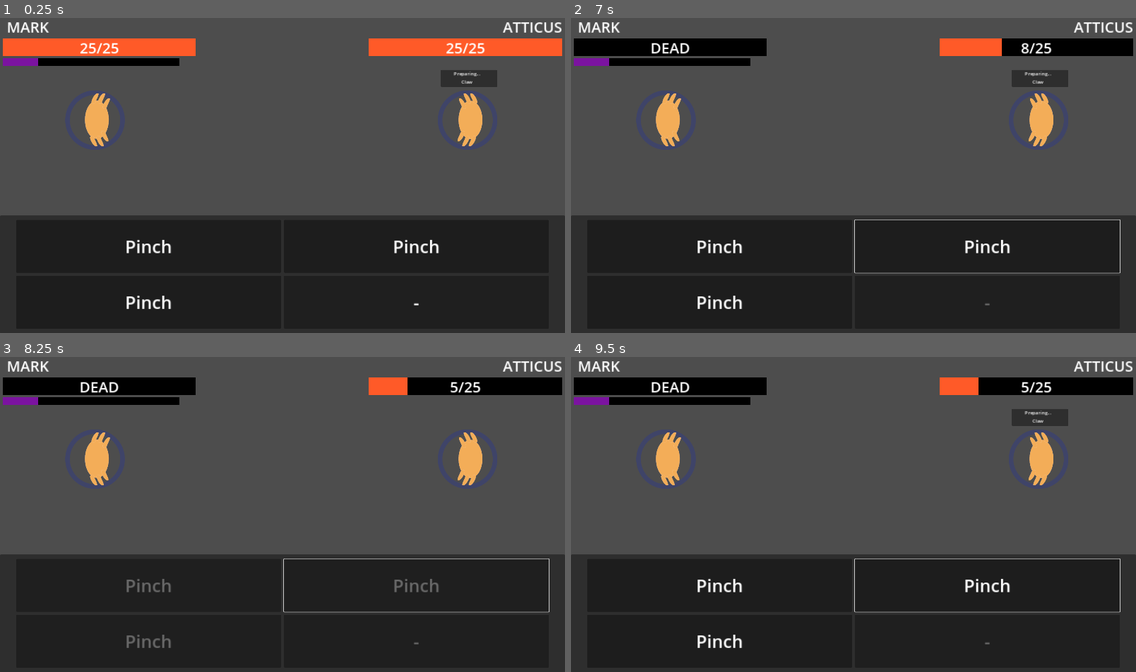
Above: before the commit, frames 1-4 (two rows, left to right).
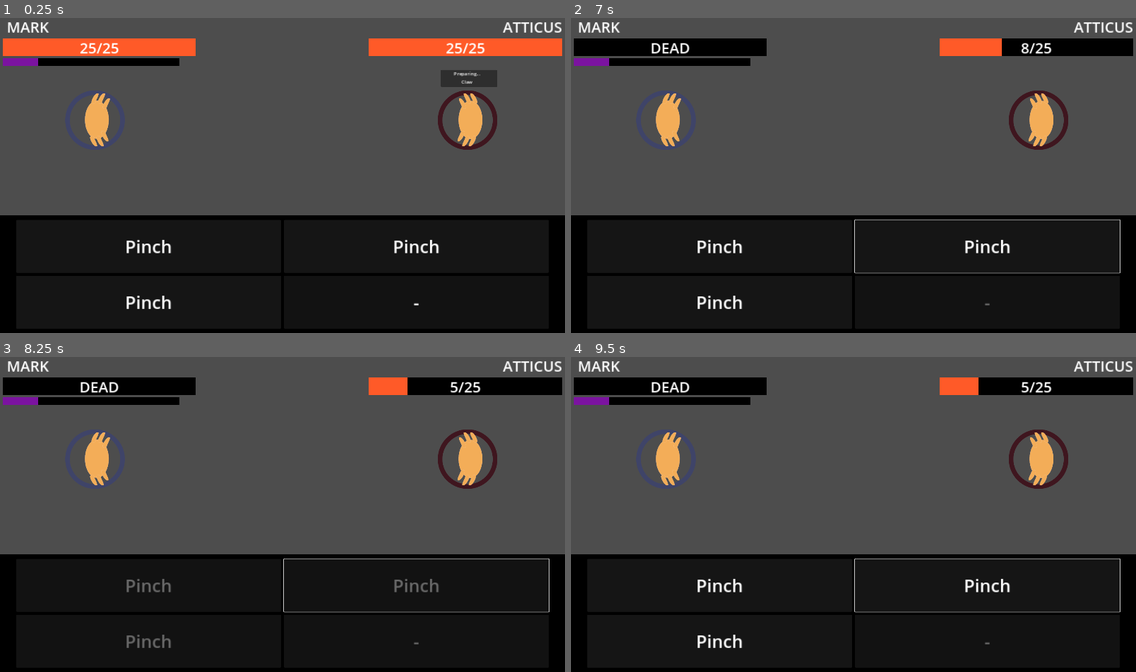
Above: after the commit, the same moments.

Repository: mathew-tran/theanajam24
Game: Godot game, scene res://Levels/Main.tscn
Same seed, same stepped clock (60 frames per second), same inputs: the game is played once before the commit and once after it.
Inputs (mouse positions are in pixels of both pictures, inside the frame that each line leads up to):
- Up to frame 1 (0.25 s): no input
- Up to frame 2 (7 s): click (717, 247) at 0.52 s; click (717, 247) at 1.27 s; tap Enter at 2, 5 s; move the mouse to (977, 159) at 2.02 s; click (977, 159) at 2.1 s; click (717, 247) at 2.77 s; tap Space at 3.5, 6.5 s; move the mouse to (740, 191) at 3.52 s; click (740, 191) at 3.6 s; move the mouse to (910, 106) at 4.27 s; click (910, 106) at 4.35 s; move the mouse to (825, 238) at 5.02 s; click (825, 238) at 5.1 s; move the mouse to (1023, 222) at 5.77 s; click (1023, 222) at 5.85 s; move the mouse to (684, 128) at 6.52 s; click (684, 128) at 6.6 s
- Up to frame 3 (8.25 s): tap Enter at 7.25 s; move the mouse to (310, 514) at 7.27 s; click (310, 514) at 7.35 s; tap Space at 8 s; move the mouse to (197, 432) at 8.02 s; click (197, 432) at 8.1 s
- Up to frame 4 (9.5 s): move the mouse to (977, 498) at 8.77 s; click (977, 498) at 8.85 s

The runs differ from the first frame. In frame 1, 6.4% of the frame differs, in the area x 0-100%, y 23-100%; in frame 2, 6.7%, in the area x 0-100%, y 16-100%; in frame 3, 6.2%; in frame 4, 6.7%.

Commit message:
working on UI a bit

Diff:
--- a/Levels/Main.tscn
+++ b/Levels/Main.tscn
@@ -24,6 +24,7 @@
 Moves = Array[Resource("res://Scripts/DataStructures/CrabMove.gd")]([ExtResource("5_5uqmp"), ExtResource("5_5uqmp"), ExtResource("5_5uqmp")])
 
 [node name="EnemyCircle" parent="BattleManager" groups=["EnemyCircle"] instance=ExtResource("3_ogekb")]
+self_modulate = Color(1, 0, 0.105882, 1)
 position = Vector2(1589, 355)
 
 [node name="Crab" parent="BattleManager/EnemyCircle" instance=ExtResource("1_v801o")]
--- a/Prefabs/UI/MovePanel.tscn
+++ b/Prefabs/UI/MovePanel.tscn
@@ -1,7 +1,10 @@
-[gd_scene load_steps=3 format=3 uid="uid://wrgab0n5yd4r"]
+[gd_scene load_steps=4 format=3 uid="uid://wrgab0n5yd4r"]
 
 [ext_resource type="Script" path="res://Scripts/UI/MovePanel.gd" id="1_mqnwj"]
 [ext_resource type="PackedScene" uid="uid://bluk8vi2v3rr7" path="res://Prefabs/UI/MoveButton.tscn" id="1_s354m"]
+
+[sub_resource type="StyleBoxFlat" id="StyleBoxFlat_cf744"]
+bg_color = Color(0, 0, 0, 1)
 
 [node name="MovePanel" type="Panel"]
 custom_minimum_size = Vector2(1920, 400)
@@ -15,6 +18,7 @@
 offset_right = 960.0
 grow_horizontal = 2
 grow_vertical = 0
+theme_override_styles/panel = SubResource("StyleBoxFlat_cf744")
 script = ExtResource("1_mqnwj")
 
 [node name="VBoxContainer" type="VBoxContainer" parent="."]
--- a/Scripts/EnemyAI.gd
+++ b/Scripts/EnemyAI.gd
@@ -12,6 +12,10 @@
 	if enemy.Health.IsAlive() == false:
 		EventManager.EnemyTelegraphAbility.emit(null)
 		return
+	var player = Helper.GetActivePlayer()
+	if player.Health.IsAlive() == false:
+		EventManager.EnemyTelegraphAbility.emit(null)
+		return
 	NextMoveToUse = enemy.GetRandomMove()
 	EventManager.EnemyTelegraphAbility.emit(NextMoveToUse)
 
